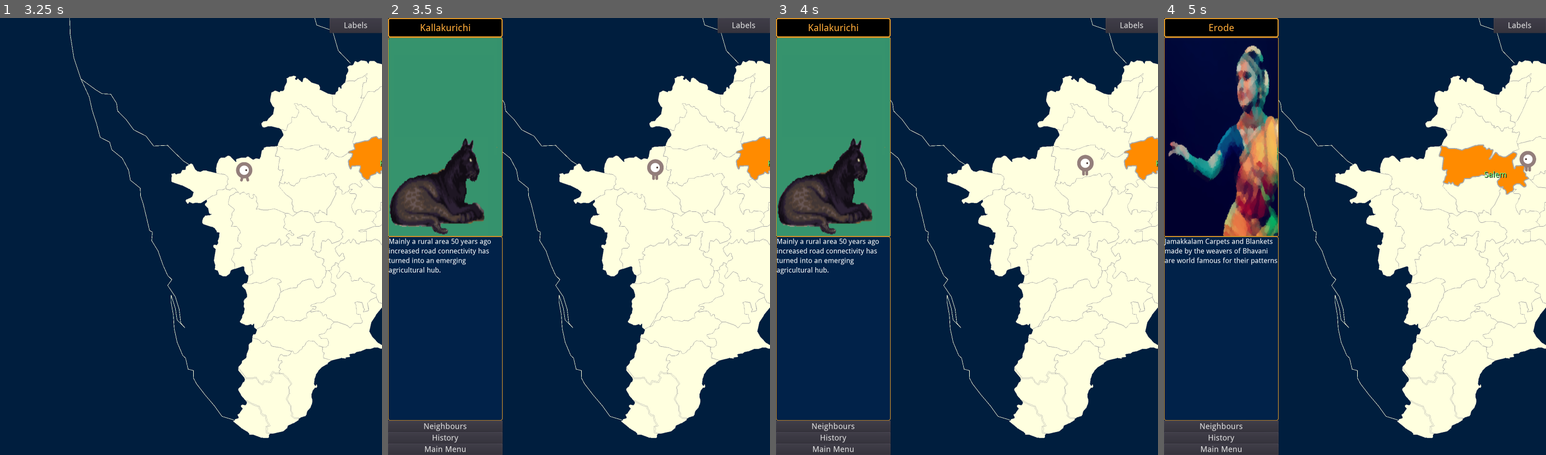
Above: before the commit, frames 1-4 (left to right).
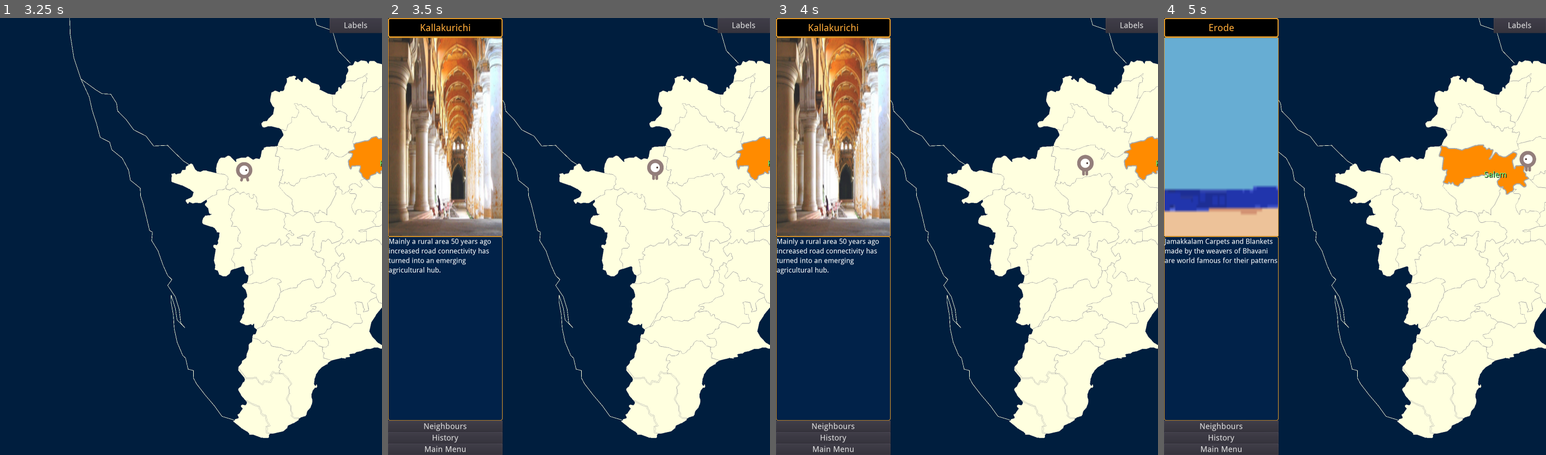
Above: after the commit, the same moments.

Repository: sharun-s/godot-tn
Game: Godot game, scene res://Node2D.tscn
Same seed, same stepped clock (60 frames per second), same inputs: the game is played once before the commit and once after it.
Inputs (mouse positions are in pixels of both pictures, inside the frame that each line leads up to):
- Up to frame 1 (3.25 s): click "Labels" at 0.5 s; tap Enter at 1.25 s; drag from (370, 188) to (198, 66) at 1.27 s; drag from (202, 188) to (370, 188) at 2.02 s; move the mouse to (366, 149) at 2.77 s; hold Right (ui_right) from 2.78 s (still down); tap Backspace at 2.85 s; click (366, 149) at 2.92 s
- Up to frame 2 (3.5 s): keep holding Right (ui_right)
- Up to frame 3 (4 s): release Right (ui_right) at 3.5 s; drag from (1054, 105) to (978, 188) at 3.52 s
- Up to frame 4 (5 s): drag from (1412, 232) to (1530, 149) at 4.27 s

Frame 1 is identical in both runs. In frame 2, 13% of the frame differs, in the area x 0-30%, y 4-50%; in frame 3, 13%; in frame 4, 13%.

Commit message:
updated readme with web version link some more facts and images

Diff:
--- a/InfoCenter.gd
+++ b/InfoCenter.gd
@@ -49,6 +49,7 @@
 			"Sathyamangalam Tiger Reserve 83 tigers and 111 Leopards"
 		],
 		Kanyakumari=[
+			'On the UN Human Development Index this district comes first within the state',
 			'Indias largest wind power farm is located her at Muppandal. Its the 3rd largest in the world',
 			'the tiny village of Vadaserry famous for crafting Temple Jewellery with red and green stones or kuchu kal',
 			"f:Nanjilnadu cuisine Puttu, Appam, Idiappam, Seafood, Coconut oil based",
@@ -128,6 +129,7 @@
 			'Coffee, tea, rubber, eucalyptus plantations',
 			'Mudumalai Tiger Reserve is the largest in TN with 160 using the corridor and 103 resident ' ],
 		Namakkal=[
+			'p:Chairman of the Tata Group, N Chandrasekaran was born here',
 			'p:The R in R K Narayan and R K Laxman refers to the town of Rasipuram located here',
 			'f:The famous nutty flavoured Ghee made in Rasipuram, from cattle raised in the Kolli Hills used in nei dosa and mysore pak',
 			'With the fall of the Cholas in the 12th Century, for a breif period Sendamangalam located here became the capital of the Kadava kings',
@@ -213,6 +215,7 @@
 			'c:Tiruttani Murgan temple - Aadi Krittikai - kavadis',
 			'Very industrialized district manufacturing everything from cycles, tanks to trains'],
 		Thoothukudi=[
+			'p:Shiv Nadar, Founder of the IT Giant HCL Technologies was born here',
 			"h:Korkai located here, was ancient pearl port and capital of the Pandya Kings before they moved to Madurai",
 			"f:the famous Kovilpatti Kadalai Mittai a groundnut and jaggery candy",
 			"ISRO is building its new space port here at Kulasekharapatnam ",
@@ -250,6 +253,7 @@
 			'f:Srivilliputtur Palkova, a sweet made from cow milk and sugar',
 			"p:Birth place of K. Kamaraj TN CM from 54-63, and Indian National Congress President after Jawaharlal Nehru's death. He made education free for the poor having had to drop out of school at age 11 to support his family",
 			'Sivakasi Fireworks',
+			'p:R G Chandramogan, founder of Arun IceCream and Hatsun Group, one of the largest private diary groups in the country',
 			'c:The 192 ft Gopuram of the Srivilliputhur Temple built here, dedicated to Andal the only woman among the poet saints of south india, is the symbol of the Tamil Nadu Govt'
 		],
 		Vellore=[
@@ -286,6 +290,8 @@
 
 var dummyimg=[
 	#panther(),
+	preload("res://madurai.png"),
+	preload("res://thristi.png"),
 	preload("res://panther_3.png"),
 	preload("res://nat.png"),
 	preload("res://elephant.png"),
Not shown, removed: export_presets.cfg
Binary file added: madurai.png
Not shown, added: madurai.png.import
Binary file added: thristi.png
Not shown, added: thristi.png.import
Not shown, changed: Readme.md
